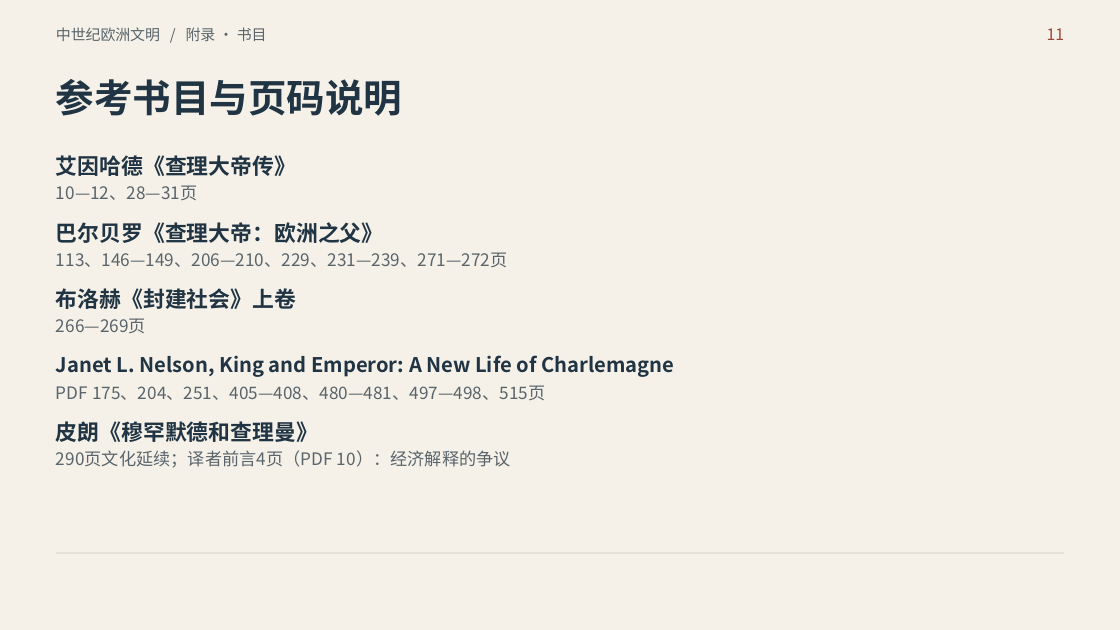
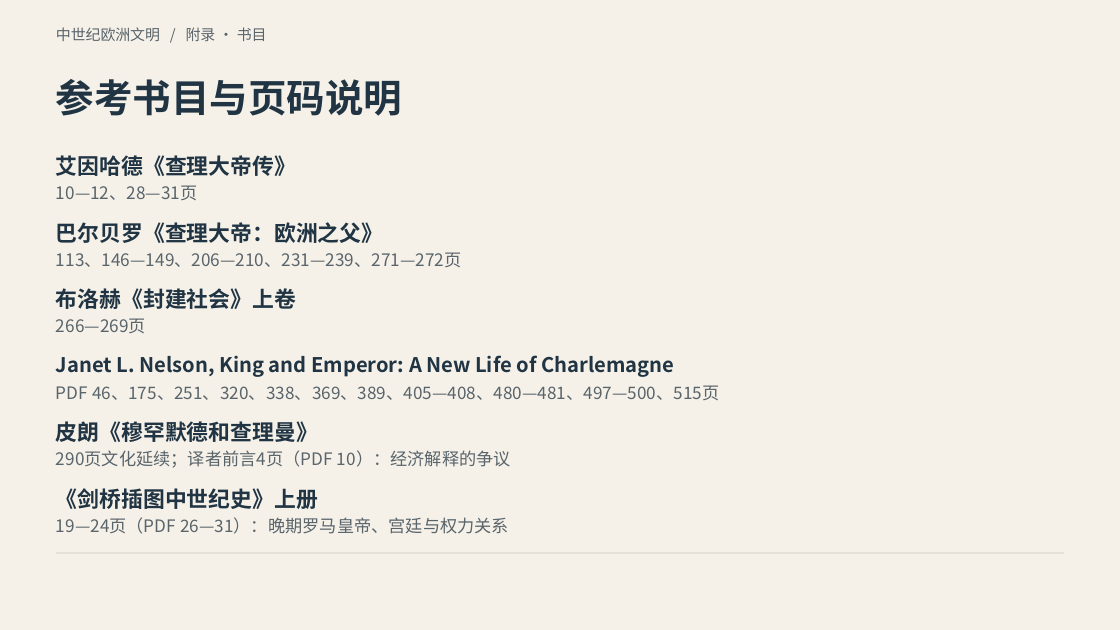
Before and after one commit to mimiqi/FDU-GECC10068-MedievalEuropeanCivilization, a slide deck: slide 11 of 讨论课/交付文件/查理曼_ppt.pptx. Drawn at 1120x630 pixels with LibreOffice and Linux fonts; fonts in the diff are those of the drawing. Boxes give left, top, right and bottom in pixels: in the first picture for what was removed or moved away, otherwise in the second. Text is boxed around its words. In the diff, an @@ line names an element or a change of style, - is before the commit and + after.

Commit message:
docs: 明确查理曼君主性质并补充与罗马皇帝的四维比较

```diff
--- a/讨论课/交付文件/查理曼_ppt.pptx
+++ b/讨论课/交付文件/查理曼_ppt.pptx
@@ text removed at <box>1047,28,1064,40</box> @@
-11
@@ text at <box>56,252,462,267</box>: text changed @@
-113、146—149、206—210、229、231—239、271—272页
+113、146—149、206—210、231—239、271—272页
@@ text at <box>56,385,719,400</box>: text changed @@
-PDF 175、204、251、405—408、480—481、497—498、515页
+PDF 46、175、251、320、338、369、389、405—408、480—481、497—500、515页
@@ text added at <box>56,488,318,509</box>, 18.8 pt, text #203443, bold @@
+《剑桥插图中世纪史》上册
@@ text added at <box>56,517,509,534</box>, 14.8 pt, text #59646B @@
+19—24页（PDF 26—31）：晚期罗马皇帝、宫廷与权力关系
```
Also in this commit, not shown: 7 other slides changed, 3 slides added, 3 slides removed, 1 other file.
